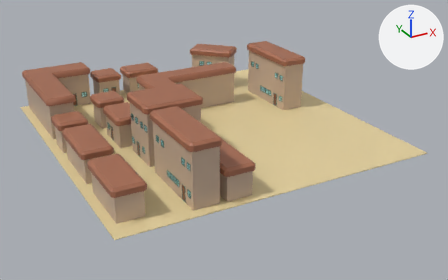
Renders of the Blender file Objects/Houses.blend from each side of a commit.
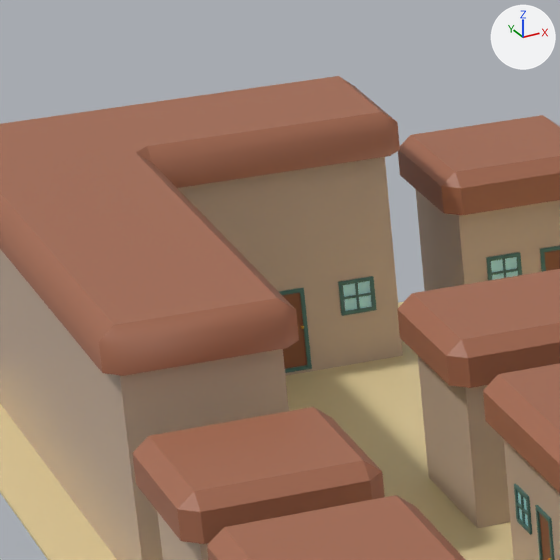
The first picture shows the older version from a 50 mm camera at (-23.0, -67.3, 41.8) aimed at (24.2, 18.6, -1.1). The close-ups show both versions on the part from 7% to 25% of the width and 18% to 48% of the height of that picture; other places that the commit changed are outside them. The lights are fixed; the arrows at upper right show +X, +Y and +Z.

Names of what the first close-up shows: 'Base.004', 'Base.005', 'Base.007', 'Base.008', 'Base.011', 'Floor', 'Roof.002', 'Roof.003', 'Roof.004', 'Roof.006', 'Roof.007', 'Roof.010'.
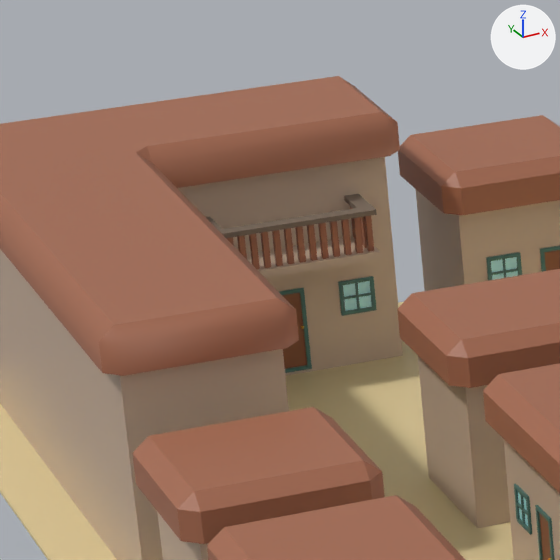
The change, as a list of edits to the scene's bpy script:
```text
Add mat_balconyfloormat:
    mat_balconyfloormat = principled_material('BalconyFloorMat')
    mat_balconyfloormat.base_color = (0.591, 0.44, 0.328)  # beige #cab19b
Add mat_balconyrailingmat:
    mat_balconyrailingmat = principled_material('BalconyRailingMat')
    mat_balconyrailingmat.base_color = (0.208, 0.157, 0.118)  # brown #7e6e60
Add mat_balconybarmat:
    mat_balconybarmat = principled_material('BalconyBarMat')
    mat_balconybarmat.base_color = (0.386, 0.147, 0.0802)  # brown #a76b50
Add me_balconyfloor_004:
    me_balconyfloor_004.from_pydata(...)  # a box spanning x -0.11..0.11, y -2.28..2.33, z -1.72..0.07
    me_balconyfloor_004.materials.append(mat_balconyfloormat)  # beige #cab19b
Add me_balconyrailing_003:
    me_balconyrailing_003.from_pydata(...)  # 32 vertices, 30 faces; spans x -0.03..0.11, y -2.28..2.33, z -1.72..0.07
    me_balconyrailing_003.materials.append(mat_balconyrailingmat)  # brown #7e6e60
Add me_balconybarshort_006:
    me_balconybarshort_006.from_pydata(...)  # a box spanning x -0.11..0.11, y -0.11..0.11, z -0.56..0.56; a box spanning x -0.11..0.11, y -0.54..-0.32, z -0.56..0.56; a box spanning x -0.11..0.11, y -0.97..-0.75, z -0.56..0.56; a box spanning x -0.11..0.11, y -1.4..-1.18, z -0.56..0.56; a box spanning x -0.11..0.11, y -1.83..-1.61, z -0.56..0.56
    me_balconybarshort_006.materials.append(mat_balconybarmat)  # brown #a76b50
Add me_balconybarlong_004:
    me_balconybarlong_004.from_pydata(...)  # 112 vertices, 84 faces; spans x -5.7..0.11, y -0.11..0.11, z -0.56..0.56
    me_balconybarlong_004.materials.append(mat_balconybarmat)  # brown #a76b50
Add ob_balconyrailing_003:
    ob_balconyrailing_003 = bpy.data.objects.new('BalconyRailing.003', me_balconyrailing_003)
    ob_balconyrailing_003.parent = ob_balconyfloor_003
    ob_balconyrailing_003.matrix_parent_inverse = Matrix(((0.0, 0.0, 1.0, -4.618), (0.0, 1.0, 0.0, -3.992), (-1.0, 0.0, 0.0, 6.405), (0.0, 0.0, 0.0, 1.0)))
    ob_balconyrailing_003.location = (6.405, 3.992, 5.829)
    ob_balconyrailing_003.rotation_euler = (0.0, -1.571, 0.0)  # degrees (0, -90, 0)
Add ob_balconyfloor_003:
    ob_balconyfloor_003 = bpy.data.objects.new('BalconyFloor.003', me_balconyfloor_004)
    ob_balconyfloor_003.location = (5.82, 42.69, 3.64)
    ob_balconyfloor_003.rotation_euler = (1.571, -1.571, 0.0)  # degrees (90, -90, 0)
Add ob_balconybarshort_006:
    ob_balconybarshort_006 = bpy.data.objects.new('BalconyBarShort.006', me_balconybarshort_006)
    ob_balconybarshort_006.parent = ob_balconyfloor_003
    ob_balconybarshort_006.matrix_parent_inverse = Matrix(((0.0, 0.0, 1.0, -4.618), (0.0, 1.0, 0.0, -3.992), (-1.0, 0.0, 0.0, 6.405), (0.0, 0.0, 0.0, 1.0)))
    ob_balconybarshort_006.location = (6.542, 1.917, 5.289)
    ob_balconybarshort_006.rotation_euler = (0.0, 0.0, 1.571)  # degrees (0, 0, 90)
    ob_balconybarshort_006.scale = (0.75, 0.75, 1.0)
Add ob_balconybarlong_004:
    ob_balconybarlong_004 = bpy.data.objects.new('BalconyBarLong.004', me_balconybarlong_004)
    ob_balconybarlong_004.parent = ob_balconyfloor_003
    ob_balconybarlong_004.matrix_parent_inverse = Matrix(((0.0, 0.0, 1.0, -4.618), (0.0, 1.0, 0.0, -3.992), (-1.0, 0.0, 0.0, 6.405), (0.0, 0.0, 0.0, 1.0)))
    ob_balconybarlong_004.location = (6.542, 6.109, 5.289)
    ob_balconybarlong_004.rotation_euler = (0.0, 0.0, 1.571)  # degrees (0, 0, 90)
    ob_balconybarlong_004.scale = (0.75, 0.75, 1.0)
```

Boxes [x1, y1, x2, y2] around the edits, measured in the close-ups (560 x 560 px):
'BalconyBarLong.004', added (brown)
    after: [226, 216, 374, 270]
'BalconyFloor.003', added
    after: [246, 236, 381, 278]
'BalconyRailing.003', added (brown)
    after: [206, 194, 377, 238]
'BalconyBarShort.006', added
    after: [350, 206, 374, 252]
